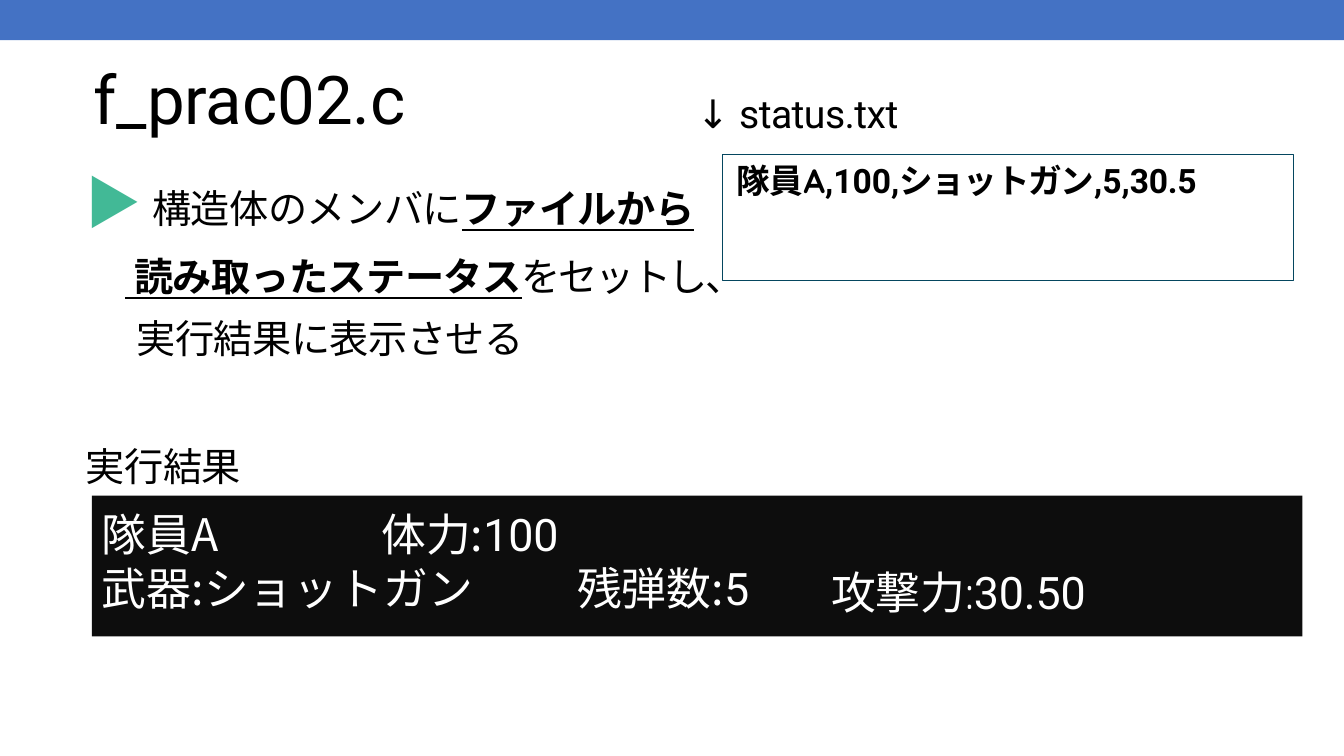
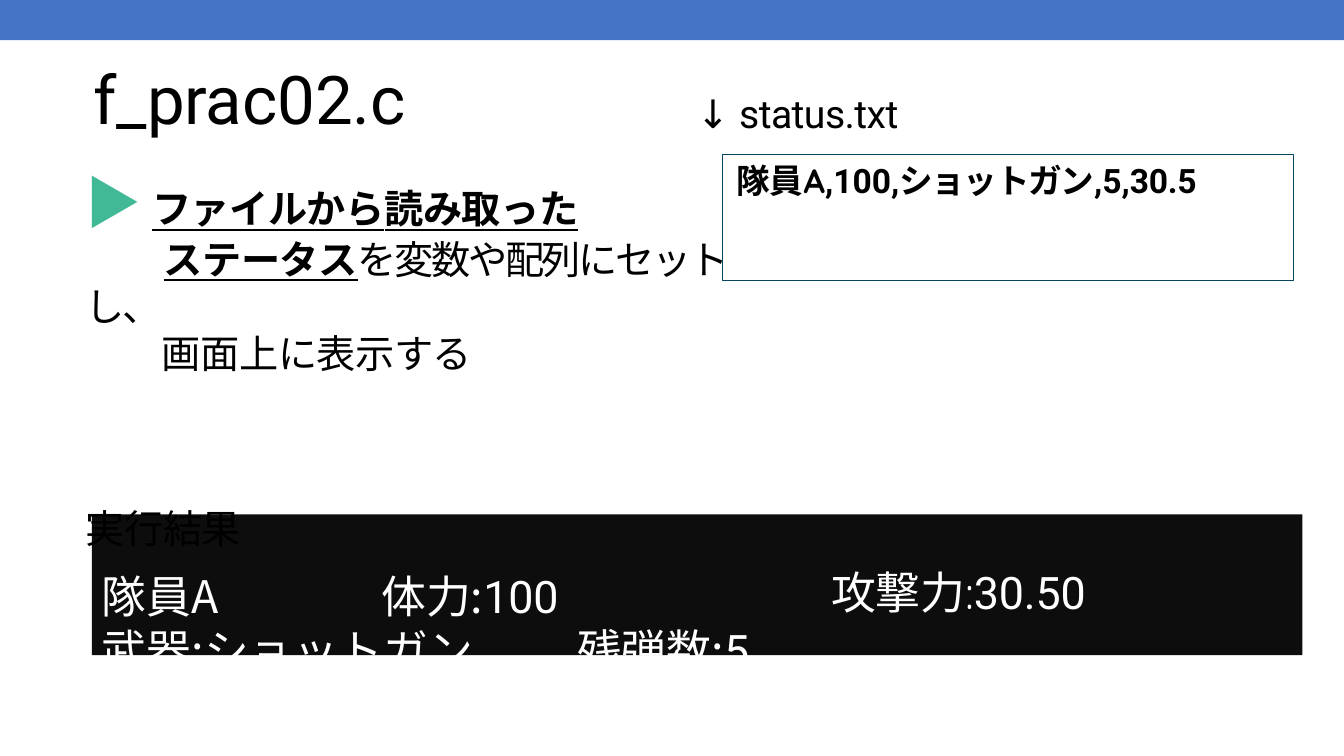
Before and after one commit to kic-murata/cpp2025, a slide deck: slide 10 of 授業資料/演習問題：ファイル処理.pptx. Drawn at 1344x756 pixels with LibreOffice and Linux fonts; fonts in the diff are those of the drawing. Boxes give left, top, right and bottom in pixels: in the first picture for what was removed or moved away, otherwise in the second. Text is boxed around its words. In the diff, an @@ line names an element or a change of style, - is before the commit and + after.

```diff
--- a/授業資料/演習問題：ファイル処理.pptx
+++ b/授業資料/演習問題：ファイル処理.pptx
@@ text at bbox=[86, 189, 729, 371]: text changed @@
-▶ 構造体のメンバにファイルから
-読み取ったステータスをセットし、
-実行結果に表示させる
+▶ ファイルから読み取った
+ステータスを変数や配列にセットし、
+画面上に表示する
@@ freeform shape: place and size @@
-freeform shape at bbox=[92, 496, 1303, 637]
+freeform shape at bbox=[92, 514, 1303, 655]
```
Also in this commit, not shown: 3 other slides changed, 1 other file.
